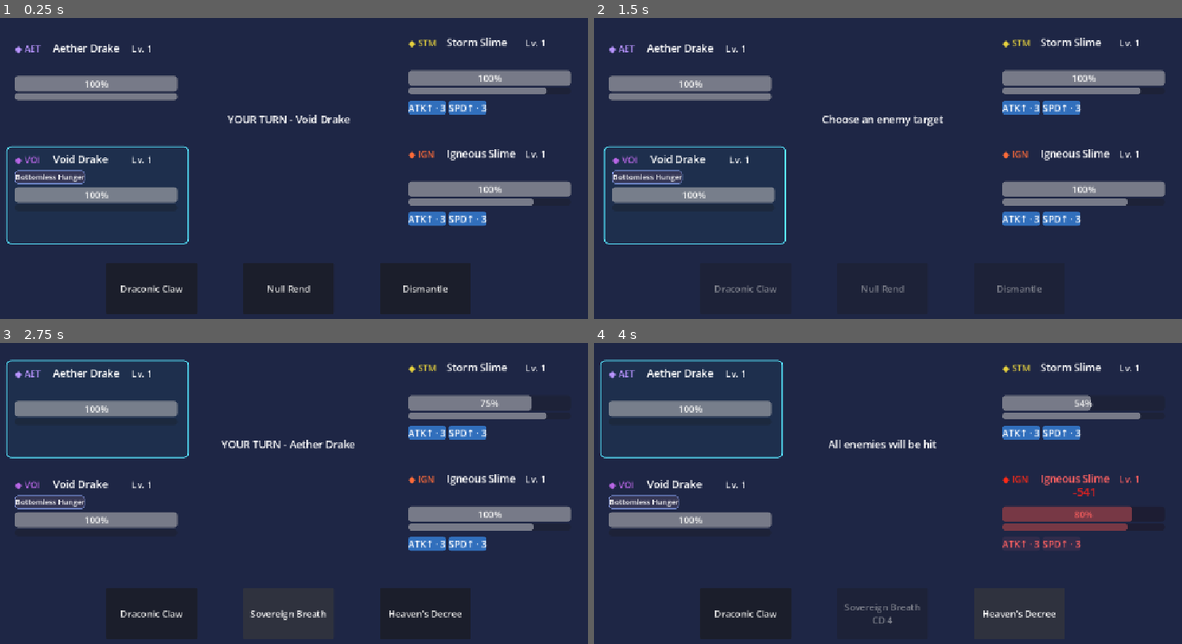
Above: before the commit, frames 1-4 (two rows, left to right).
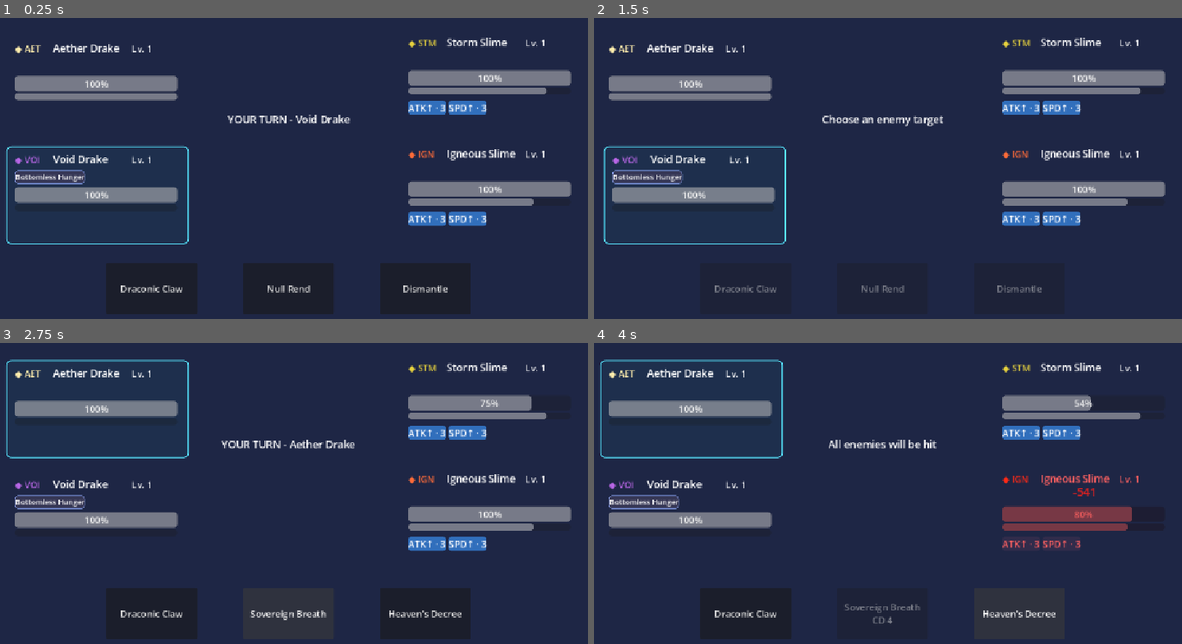
Above: after the commit, the same moments.

Repository: Akharyuu/monster-rpg
Game: Godot game, scene res://scenes/battle/battle_screen.tscn
Same seed, same stepped clock (60 frames per second), same inputs: the game is played once before the commit and once after it.
Inputs (mouse positions are in pixels of both pictures, inside the frame that each line leads up to):
- Up to frame 1 (0.25 s): no input
- Up to frame 2 (1.5 s): click "Draconic Claw" at 0.5 s; click (1087, 78) at 1.27 s
- Up to frame 3 (2.75 s): click "Null Rend" at 2 s
- Up to frame 4 (4 s): click "Sovereign Breath" at 2.75 s; click "Heaven's Decree" at 3.5 s

The runs differ from the first frame. In frame 1, less than 0.1% of the frame differs, in the area x 2-7%, y 8-12%; in frame 2, less than 0.1%; in frame 3, less than 0.1%; in frame 4, less than 0.1%.

Commit message:
Differentiate Aether color and label Bottomless Hunger

Diff:
--- a/godot/scenes/battle/monster_battle_hud.gd
+++ b/godot/scenes/battle/monster_battle_hud.gd
@@ -156,7 +156,7 @@
             attribute_color = Color(0.90, 0.82, 0.24)
         "aether":
             display_name = "AET"
-            attribute_color = Color(0.72, 0.58, 1.0)
+            attribute_color = Color(1.0, 0.93, 0.68)
         "void":
             display_name = "VOI"
             attribute_color = Color(0.72, 0.40, 0.90)
@@ -276,6 +276,8 @@
     match state_id:
         "frozen_scales":
             return "Frozen Scales"
+        "bottomless_hunger":
+            return "Bottomless Hunger"
         _:
             return state_id.replace("_", " ").capitalize()
 
